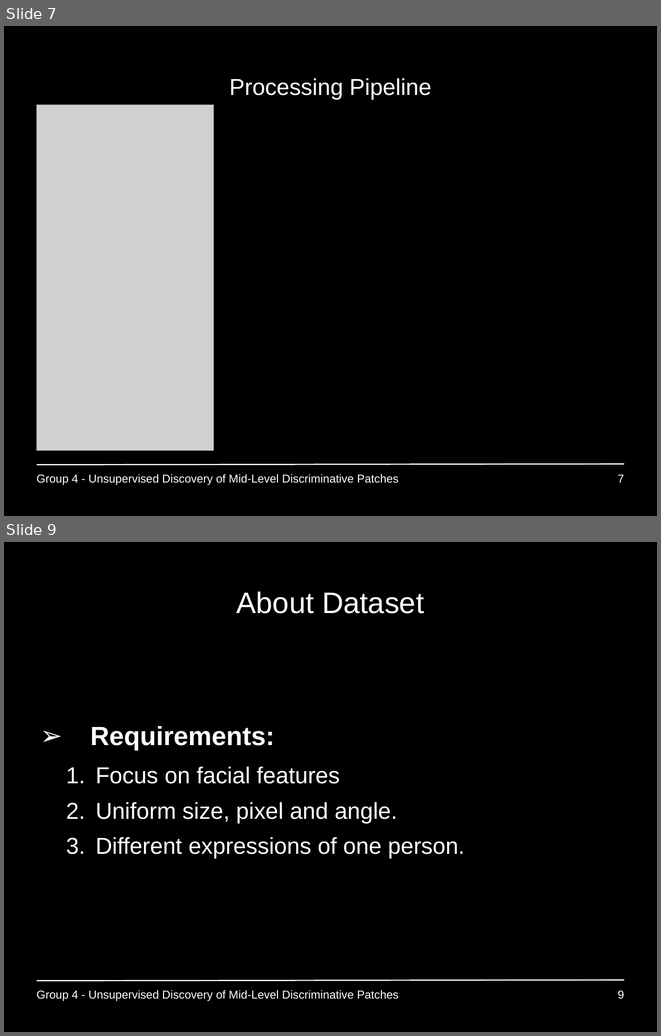
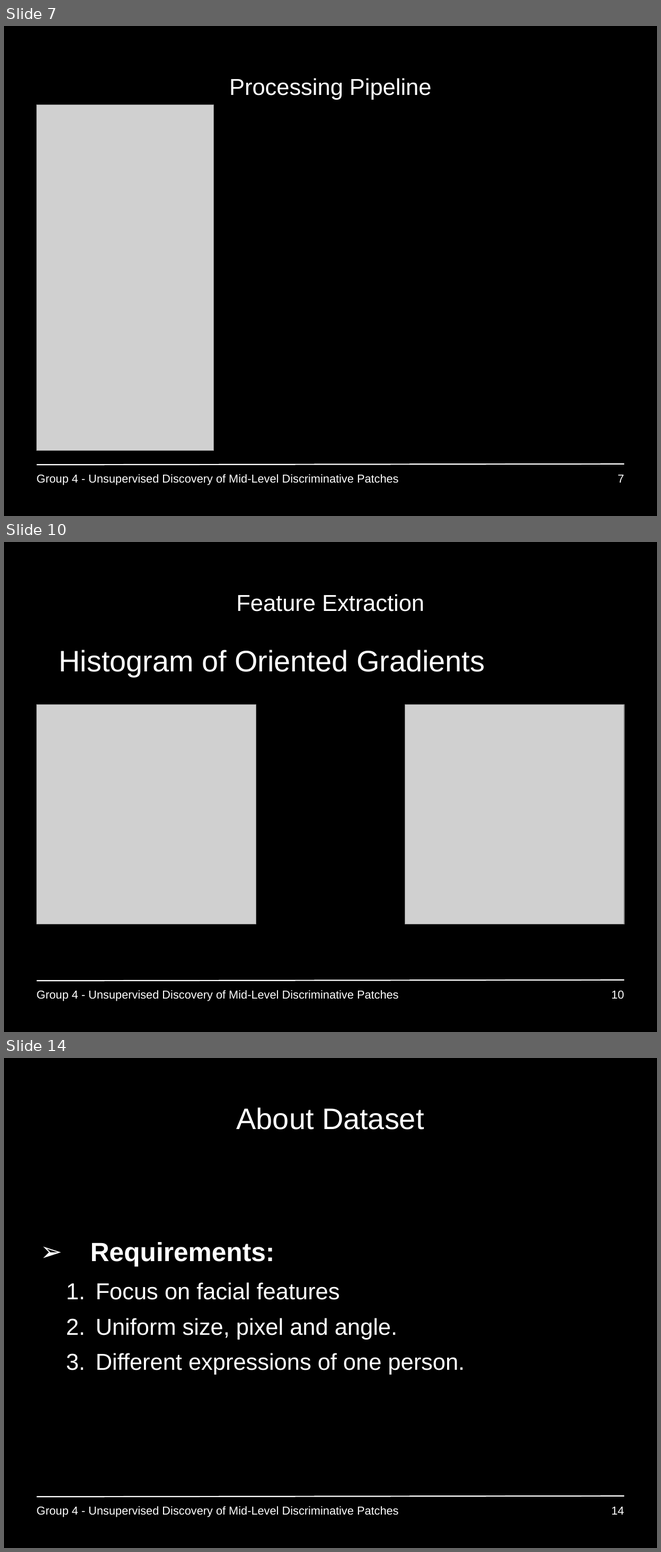
Before and after one commit to GiannisPapadopoulos/DiscriminativePatches, a slide deck: presentations/period3/MAI_Project1_Group4.ppt. Shown one above the other, each under a label of ours: slides 7 and 9 before the commit, slides 7, 10 and 14 after it; the slides between them are not shown. The pictures are 661x1036 and 661x1552 pixels, drawn with LibreOffice and Linux fonts; fonts in the diff are those of the drawing; grey boxes stand for pictures; background and template pictures are left out. Boxes give left, top, right and bottom in pixels: in the first picture for what was removed or moved away, otherwise in the second. Text is boxed around its words. In the diff, an @@ line names an element or a change of style, - is before the commit and + after.

```diff
--- a/presentations/period3/MAI_Project1_Group4.ppt
+++ b/presentations/period3/MAI_Project1_Group4.ppt
@@ slide 10 added at (x1=4, y1=542, x2=657, y2=1032), background #000000; not listed: 1 template element that a slide beside it also shows @@
@@ title added at (x1=236, y1=594, x2=424, y2=611), 28 pt, text #FFFFFF @@
+Feature Extraction
@@ text added at (x1=59, y1=650, x2=485, y2=677), 36 pt, text #FFFFFF @@
+• Histogram of Oriented Gradients
@@ picture added at (x1=36, y1=704, x2=256, y2=924) @@
@@ picture added at (x1=405, y1=704, x2=625, y2=924) @@
@@ text added at (x1=36, y1=990, x2=399, y2=1000), 14 pt, text #FFFFFF @@
+Group 4 - Unsupervised Discovery of Mid-Level Discriminative Patches
@@ page number added at (x1=611, y1=990, x2=624, y2=999), 14 pt, text #FFFFFF @@
+10
@@ what was slide 9 is now slide 14 @@
@@ page number at (x1=611, y1=1506, x2=624, y2=1514): text changed @@
-9
+14
```
Also in this commit, not shown: 1 slide changed, 4 other slides added.
